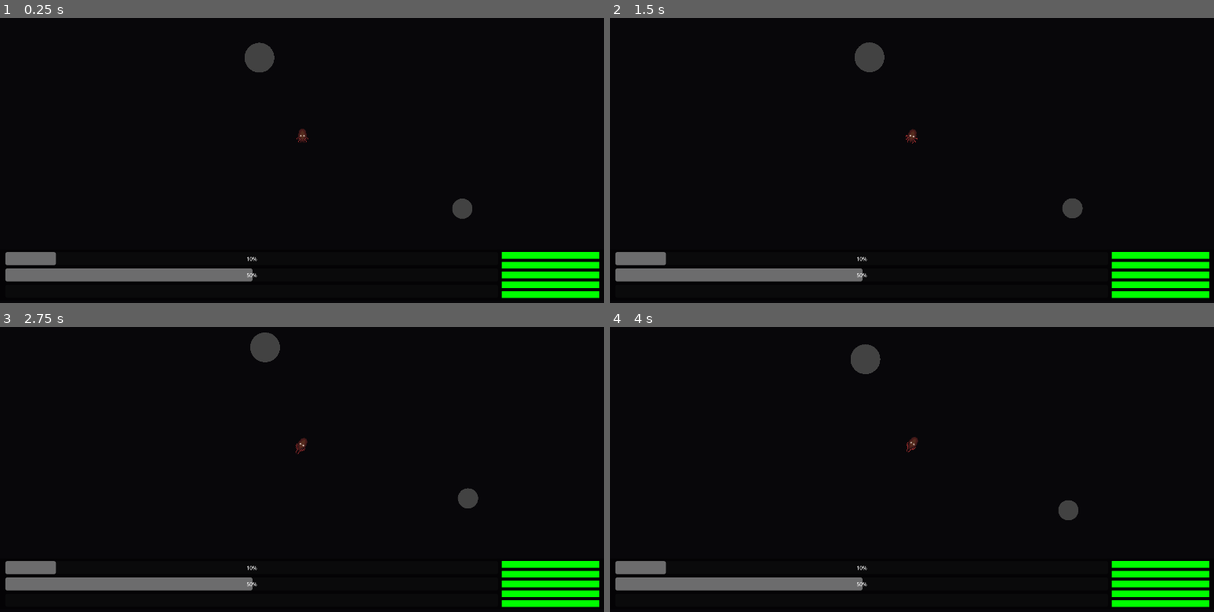
Above: before the commit, frames 1-4 (two rows, left to right).
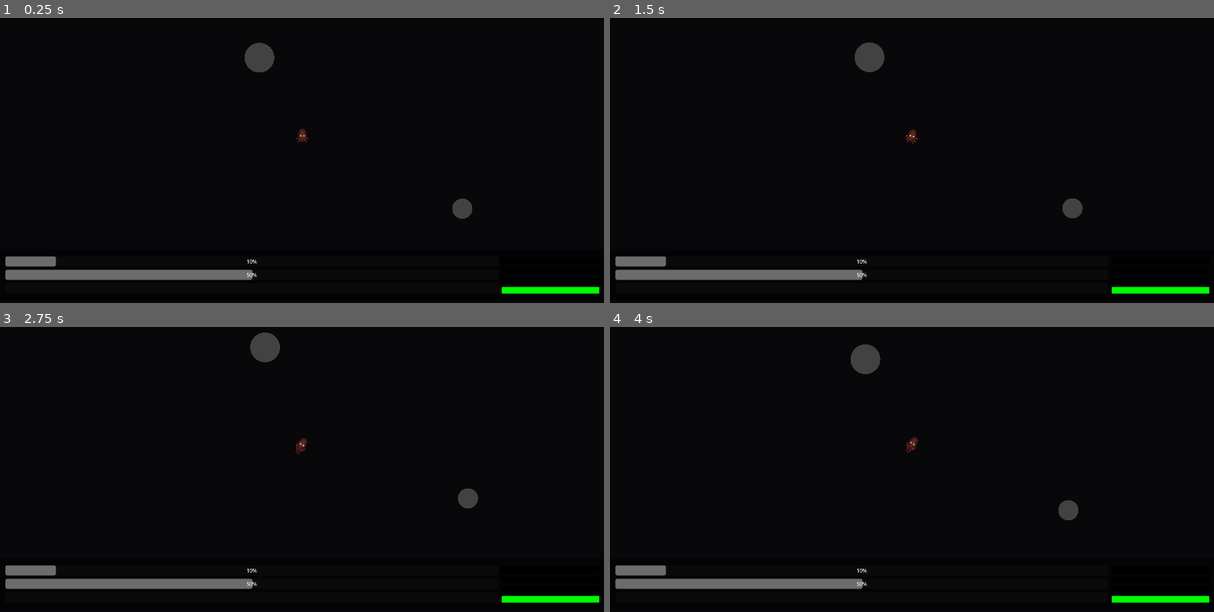
Above: after the commit, the same moments.

Repository: Erica-99/TinyWorld
Game: Godot game, scene res://scenes/star_map.tscn
Two runs of this game, one before a commit and one after it. Both use one fixed random seed, a clock stepped at 60 frames per second and the inputs below. The project has no main scene, so this scene is started directly.
Inputs:
- Up to frame 1 (0.25 s): no input
- Up to frame 2 (1.5 s): tap Enter at 0.5 s; hold D (Right) 0.53-1.28 s; hold Shift (Fire Dampers) 0.53-1.28 s; tap Space (Landing Mode) at 1.25, 1.35 s; hold S (Reverse) from 1.28 s (still down)
- Up to frame 3 (2.75 s): release S (Reverse) at 2.03 s; hold D (Right) from 2.03 s (still down); hold Shift (Fire Dampers) from 2.03 s (still down)
- Up to frame 4 (4 s): release D (Right) at 2.78 s; release Shift (Fire Dampers) at 2.78 s; hold W (Forward) 2.78-3.53 s; tap Space (Landing Mode) at 2.85 s; hold A (Left) from 3.53 s (still down); hold Shift (Fire Dampers) from 3.53 s (still down)

The runs differ from the first frame. In frame 1, 2.8% of the frame differs, in the area x 0-100%, y 82-99%; in frame 2, 2.8%; in frame 3, 2.8%; in frame 4, 2.8%.

Commit message:
Surge Hud Functionality

Diff:
--- /dev/null
+++ b/Materials/SurgeUsed.tres
@@ -0,0 +1,4 @@
+[gd_resource type="StyleBoxFlat" format=3 uid="uid://6vbcfuvn7ywx"]
+
+[resource]
+bg_color = Color(0.3372549, 0, 0, 0.5254902)
--- a/resources.gd
+++ b/resources.gd
@@ -5,11 +5,31 @@
 @onready var carbonHUD = $HBoxContainer/VBoxContainer/Carbon
 @onready var BiomassHUD = $HBoxContainer/VBoxContainer/Biomass
 @onready var MineralHUD = $HBoxContainer/VBoxContainer/Minerals
+@onready var SurgeHUD = $HBoxContainer/Surgecounter
 
+var SurgeReadyMat = Color(0.0, 1.0, 0.0, 1.0)
+var SurgeUsedMat = Color(1.0, 0.0, 0.0, 1.0)
 
 func _process(delta: float) -> void:
+
 	var inventory = ship.inventory
+
 	carbonHUD.max_value = inventory.max_carbon
 	carbonHUD.value = inventory.carbon_stores
+	BiomassHUD.value = inventory.biomass_stores
 
-	BiomassHUD.value = inventory.biomass_stores
+	var MaxSurges: int = inventory.max_surges
+	var CurrentSurges: int = clamp(inventory.mineral_stores/200,0,MaxSurges)
+
+	for child in SurgeHUD.get_children():
+
+		var nodename = str(child.get_name())
+		var nodenumber = nodename.to_int()
+		if nodenumber <= MaxSurges:
+			child.visible = true
+			if nodenumber <= inventory.ready_surges:
+				child.modulate = SurgeReadyMat
+			else:
+				child.modulate = SurgeUsedMat
+		else:
+			child.visible = false
--- a/scenes/star_map.tscn
+++ b/scenes/star_map.tscn
@@ -8,7 +8,7 @@
 [ext_resource type="PackedScene" path="res://scenes/planet_resource_indicator.tscn" id="6_568mj"]
 [ext_resource type="Script" uid="uid://c04rfppl3jocj" path="res://scripts/hud.gd" id="7_43bgu"]
 [ext_resource type="Script" uid="uid://dy33yhdij0yvp" path="res://resources.gd" id="8_b4dln"]
-[ext_resource type="StyleBox" uid="uid://b0matx7ugvdlk" path="res://Materials/SurgeMaterial.tres" id="9_b4dln"]
+[ext_resource type="StyleBox" uid="uid://b0matx7ugvdlk" path="res://Materials/SurgeReady.tres" id="9_b4dln"]
 
 [sub_resource type="CircleShape2D" id="CircleShape2D_ewo0i"]
 
@@ -232,27 +232,27 @@
 theme_override_constants/separation = 10
 alignment = 2
 
-[node name="Panel" type="Panel" parent="UI/HUD/MarginContainer/VBoxContainer/Panel/Resources/HBoxContainer/Surgecounter" unique_id=1806243066]
-custom_minimum_size = Vector2(300, 20)
-layout_mode = 2
-theme_override_styles/panel = ExtResource("9_b4dln")
-
-[node name="Panel2" type="Panel" parent="UI/HUD/MarginContainer/VBoxContainer/Panel/Resources/HBoxContainer/Surgecounter" unique_id=1618054749]
-custom_minimum_size = Vector2(300, 20)
-layout_mode = 2
-theme_override_styles/panel = ExtResource("9_b4dln")
-
-[node name="Panel3" type="Panel" parent="UI/HUD/MarginContainer/VBoxContainer/Panel/Resources/HBoxContainer/Surgecounter" unique_id=1439064361]
-custom_minimum_size = Vector2(300, 20)
-layout_mode = 2
-theme_override_styles/panel = ExtResource("9_b4dln")
-
-[node name="Panel4" type="Panel" parent="UI/HUD/MarginContainer/VBoxContainer/Panel/Resources/HBoxContainer/Surgecounter" unique_id=565323501]
-custom_minimum_size = Vector2(300, 20)
-layout_mode = 2
-theme_override_styles/panel = ExtResource("9_b4dln")
-
-[node name="Panel5" type="Panel" parent="UI/HUD/MarginContainer/VBoxContainer/Panel/Resources/HBoxContainer/Surgecounter" unique_id=2037591560]
+[node name="5" type="Panel" parent="UI/HUD/MarginContainer/VBoxContainer/Panel/Resources/HBoxContainer/Surgecounter" unique_id=2037591560]
+custom_minimum_size = Vector2(300, 20)
+layout_mode = 2
+theme_override_styles/panel = ExtResource("9_b4dln")
+
+[node name="4" type="Panel" parent="UI/HUD/MarginContainer/VBoxContainer/Panel/Resources/HBoxContainer/Surgecounter" unique_id=565323501]
+custom_minimum_size = Vector2(300, 20)
+layout_mode = 2
+theme_override_styles/panel = ExtResource("9_b4dln")
+
+[node name="3" type="Panel" parent="UI/HUD/MarginContainer/VBoxContainer/Panel/Resources/HBoxContainer/Surgecounter" unique_id=1439064361]
+custom_minimum_size = Vector2(300, 20)
+layout_mode = 2
+theme_override_styles/panel = ExtResource("9_b4dln")
+
+[node name="2" type="Panel" parent="UI/HUD/MarginContainer/VBoxContainer/Panel/Resources/HBoxContainer/Surgecounter" unique_id=1618054749]
+custom_minimum_size = Vector2(300, 20)
+layout_mode = 2
+theme_override_styles/panel = ExtResource("9_b4dln")
+
+[node name="1" type="Panel" parent="UI/HUD/MarginContainer/VBoxContainer/Panel/Resources/HBoxContainer/Surgecounter" unique_id=1806243066]
 custom_minimum_size = Vector2(300, 20)
 layout_mode = 2
 theme_override_styles/panel = ExtResource("9_b4dln")
--- /dev/null
+++ b/scenes/surgecounter.gd
@@ -0,0 +1 @@
+extends VBoxContainer
--- a/scripts/inventory.gd
+++ b/scripts/inventory.gd
@@ -3,7 +3,8 @@
 @export var max_carbon: int = 500
 @export var max_mineral: int = 500
 
-
+@export var max_surges: int = 4
+@export var ready_surges: int = 1
 @export var carbon_stores: int = 50:
 	set(value):
 		carbon_stores = clampi(value, 0, max_carbon)
Renamed: Materials/SurgeMaterial.tres -> Materials/SurgeReady.tres
Not shown, added: scenes/surgecounter.gd.uid
